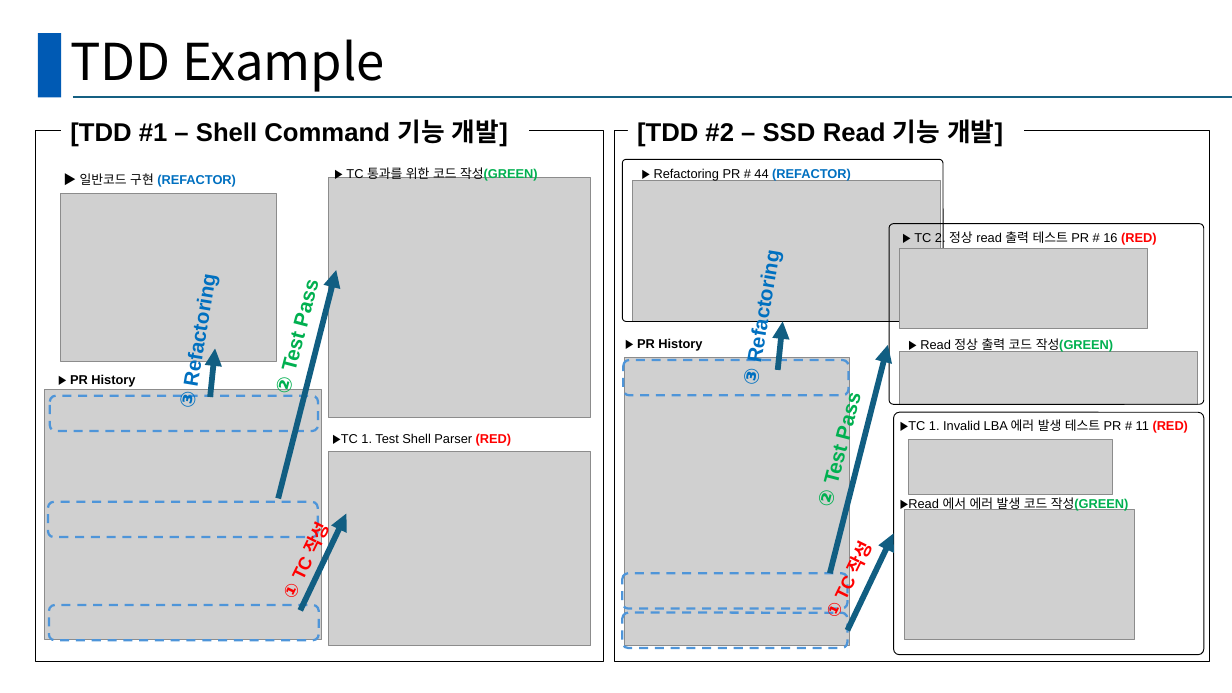
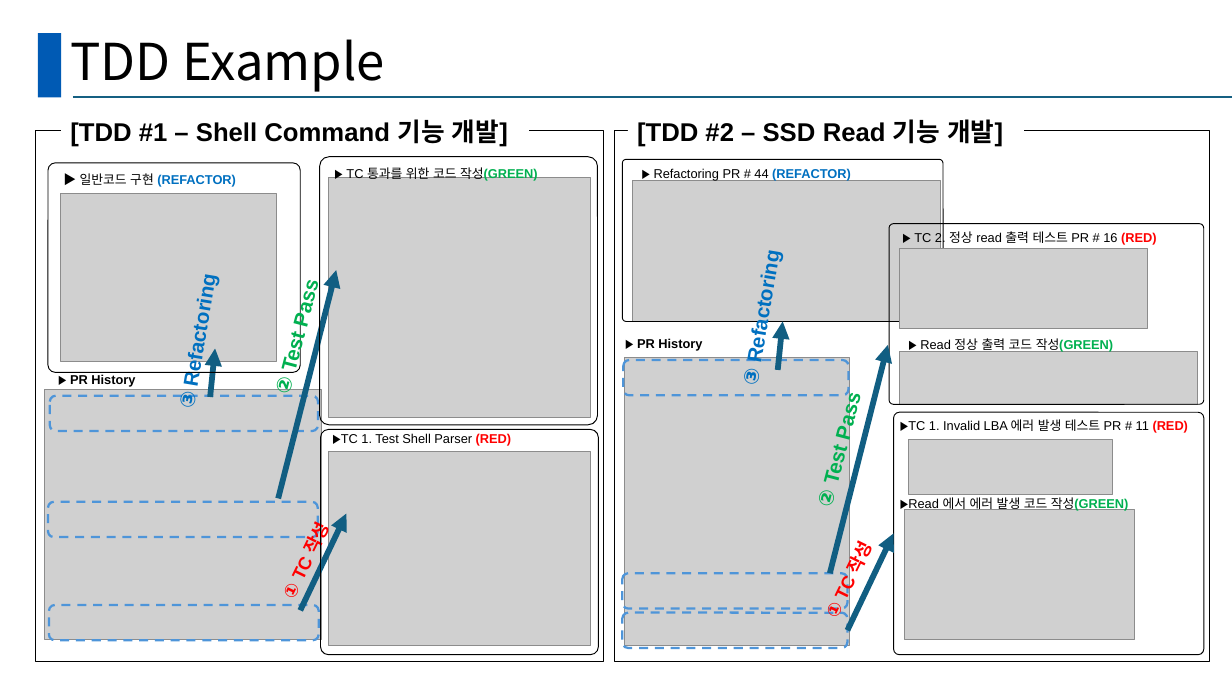
Before and after one commit to Hyominii/ssd, a slide deck: slide 7 of SSD_B_BestReviewer.pptx. Drawn at 1232x693 pixels with LibreOffice and Linux fonts; fonts in the diff are those of the drawing; grey boxes stand for pictures. Boxes give left, top, right and bottom in pixels: in the first picture for what was removed or moved away, otherwise in the second. Text is boxed around its words. In the diff, an @@ line names an element or a change of style, - is before the commit and + after.

```diff
--- a/SSD_B_BestReviewer.pptx
+++ b/SSD_B_BestReviewer.pptx
@@ rounded rectangle added at [48,163,300,372], outline #000000 0.75 pt @@
@@ rounded rectangle added at [320,157,598,425], outline #000000 0.75 pt @@
@@ rounded rectangle added at [321,430,599,655], outline #000000 0.75 pt @@
```
Also in this commit, not shown: 7 other slides changed.
